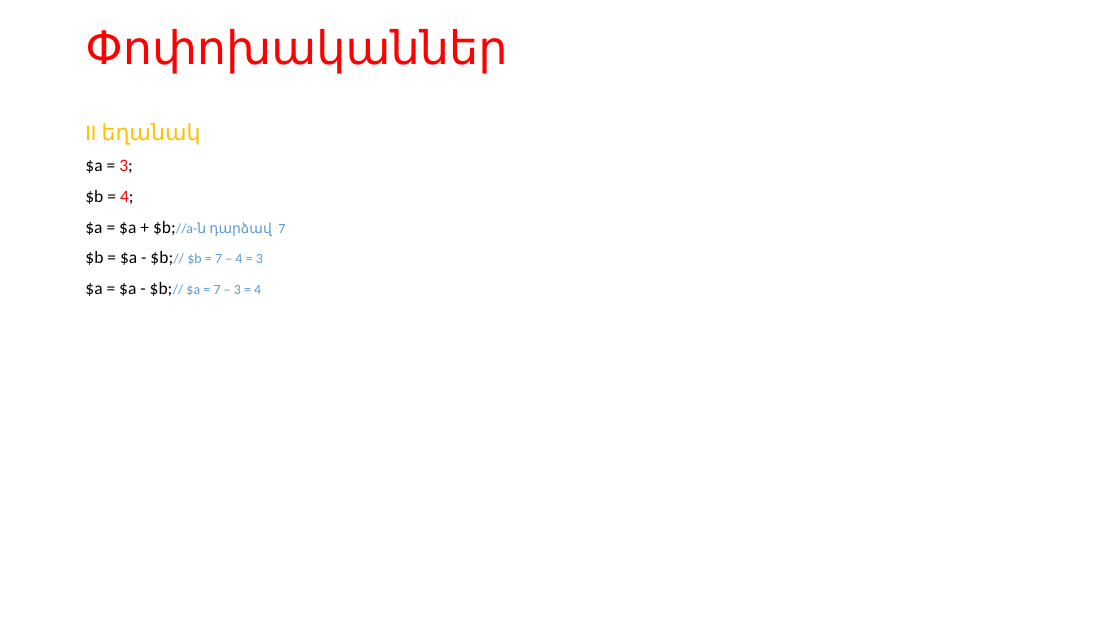
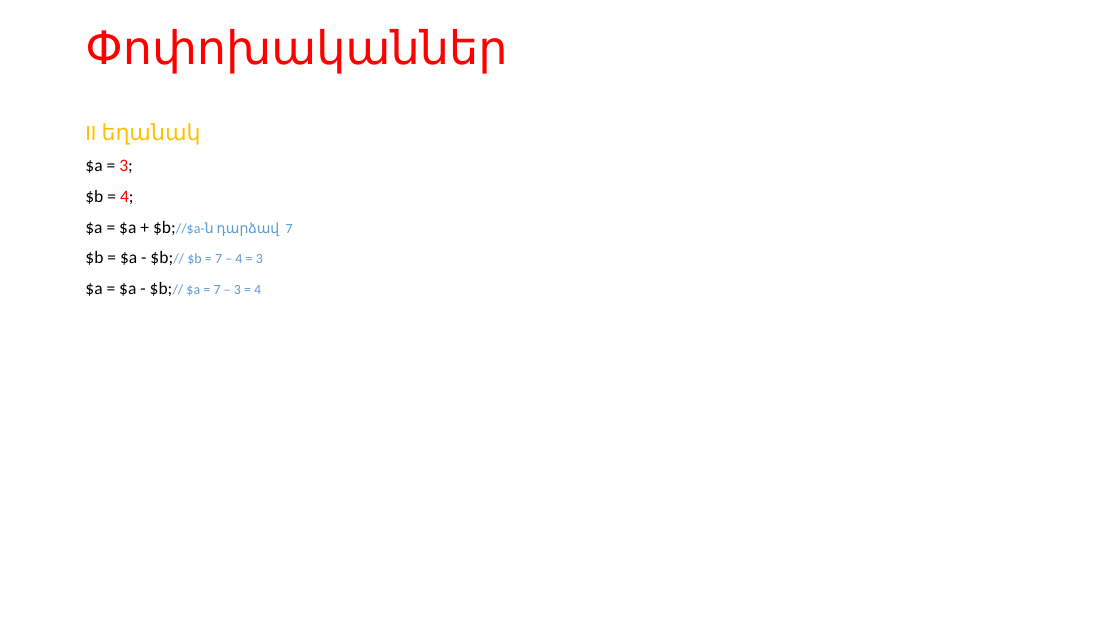
Before and after one commit to gevorgdarbinyan/Training, a slide deck: slide 13 of 5/Web ծրագրավորման դասընթաց - Դաս 5.pptx. Drawn at 1120x630 pixels with LibreOffice and Linux fonts; fonts in the diff are those of the drawing. Boxes give left, top, right and bottom in pixels: in the first picture for what was removed or moved away, otherwise in the second. Text is boxed around its words. In the diff, an @@ line names an element or a change of style, - is before the commit and + after.

```diff
--- a/5/Web ծրագրավորման դասընթաց - Դաս 5.pptx
+++ b/5/Web ծրագրավորման դասընթաց - Դաս 5.pptx
@@ text at bbox=[85, 221, 293, 236]: text changed @@
-$a = $a + $b;//a-ն դարձավ 7
+$a = $a + $b;//$a-ն դարձավ 7
```
Also in this commit, not shown: 12 other slides changed, 3 slides added, 5 other files.
